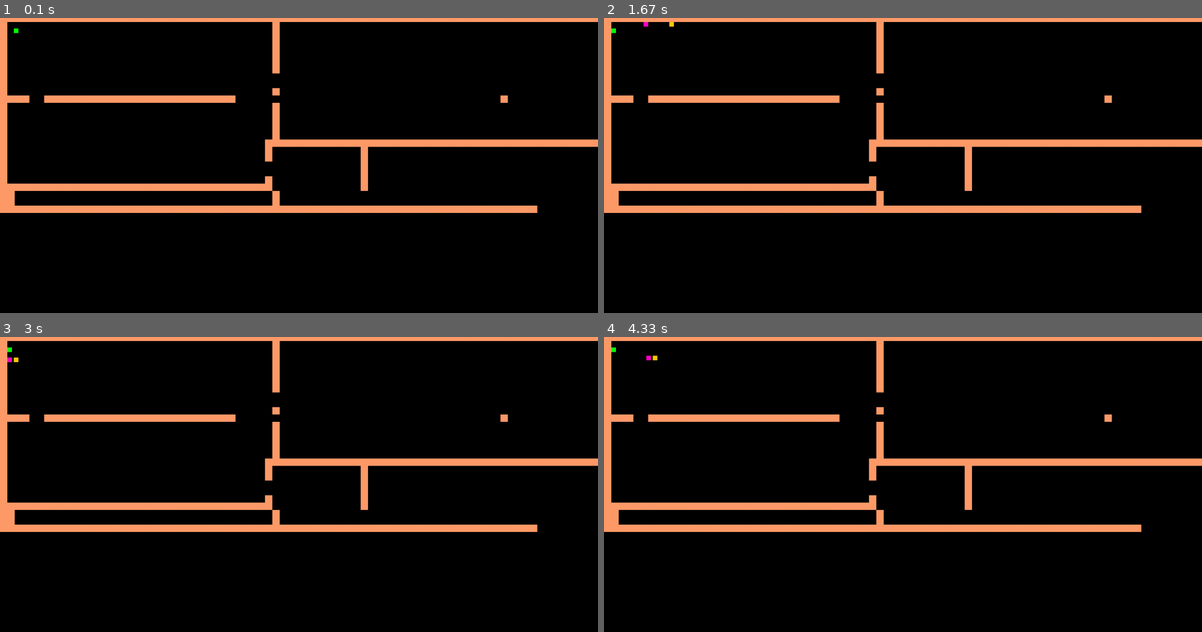
Above: before the commit, frames 1-4 (two rows, left to right).
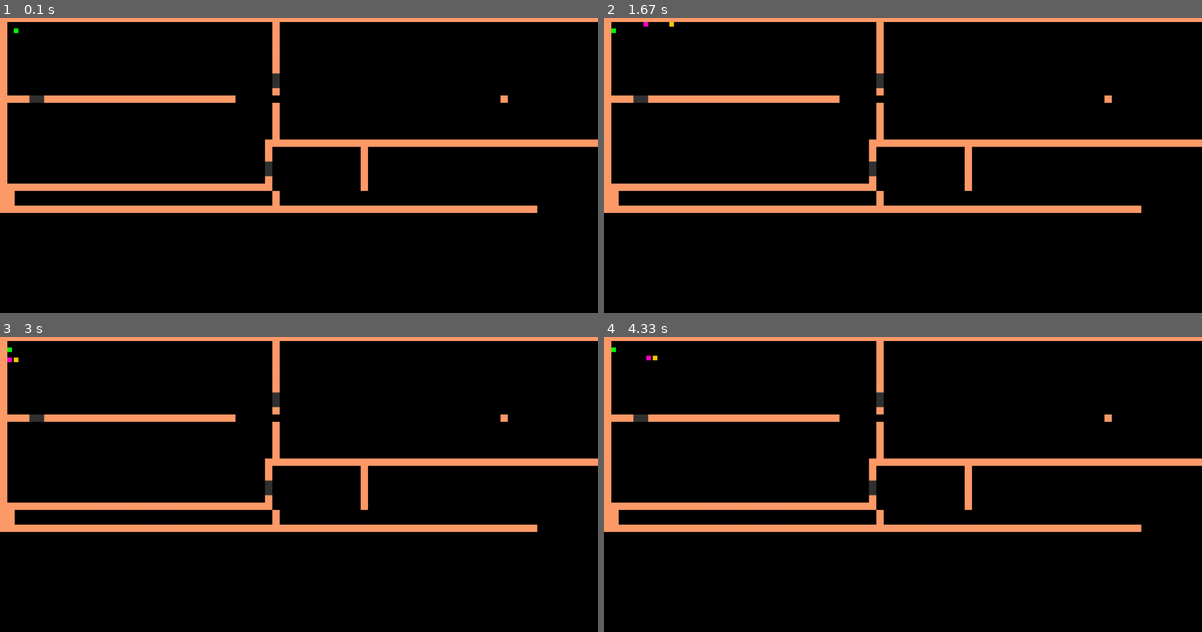
Above: after the commit, the same moments.

Repository: latuszek-piotr/gimnazjum-pygame
Game: pygame game, started from heroesofpygame/main.py
The game is run twice, just before and just after one commit, with the same random seed, the same clock (stepped at 60 frames per second) and the same inputs.
Inputs:
- Up to frame 1 (0.1 s): no input
- Up to frame 2 (1.67 s): hold Right 0.33-0.8 s; hold Up 0.83-1.13 s; hold W 0.83-1.13 s; tap J at 0.9, 1.23, 1.53 s; tap I at 0.98 s; hold Right 1.17-1.63 s; hold D 1.17-1.63 s; tap K at 1.32 s
- Up to frame 3 (3 s): hold Left 1.67-2.2 s; hold A 1.67-2.2 s; tap J at 1.73, 2.03, 2.3, 2.63, 2.93 s; hold Down 2.23-2.53 s; hold S 2.23-2.53 s; tap I at 2.38 s; hold Left 2.57-2.97 s; hold A 2.57-2.97 s; tap K at 2.72 s
- Up to frame 4 (4.33 s): hold Up 3-3.37 s; hold W 3-3.37 s; tap J at 3.07, 3.47, 3.77, 4.13 s; hold Right 3.4-4.03 s; hold D 3.4-4.03 s; tap I at 3.55 s; hold Down from 4.07 s (still down); hold S from 4.07 s (still down); tap K at 4.22 s

The runs differ from the first frame. In frame 1, 0.2% of the frame differs, in the area x 4-47%, y 18-54%; in frame 2, 0.2%; in frame 3, 0.2%; in frame 4, 0.2%.

Commit message:
dodane drz gra

Diff:
--- a/fabula/fabula.txt
+++ b/fabula/fabula.txt
@@ -50,7 +50,7 @@
 27 oblezenie kazdy przegra
 28 plaga nudy
 29 tetrisowy czolg wiktor vs szarancze
-30 bez myszy klawiatura
+30 bez mys
 
 
 
--- /dev/null
+++ b/heroesofpygame/door.py
@@ -0,0 +1,7 @@
+import pygame
+from pixel import Pixel
+
+
+class Door(Pixel):
+    def __init__(self, pos, size=16, color=(50, 50, 50)):
+        super(Door, self).__init__(pos, size, color)
--- a/heroesofpygame/flat.py
+++ b/heroesofpygame/flat.py
@@ -1,13 +1,15 @@
 import pygame
 from wall import Wall
-
+from door import Door
 
 class Flat(object):
     def __init__(self, flat_data, wall_thikness=16):
         self.flat_data = flat_data
         self.wall_thikness = wall_thikness
-        self.color = (255, 155, 105)
+        self.wall_color = (255, 155, 105)
+        self.door_color = (50, 50, 50)
         self.walls = self.create_walls()
+        self.doors = self.create_doors()
 
     def create_walls(self):
         walls = []
@@ -15,16 +17,31 @@
         for row in self.flat_data:
             for col in row:
                 if col == "w":
-                    single_wall = Wall((x, y))
+                    single_wall = Wall(pos=(x, y), color=self.wall_color)
                     walls.append(single_wall)
                 x += self.wall_thikness
             y += self.wall_thikness
             x = 0
         return walls
 
+    def create_doors(self):
+        doors = []
+        x = y = 0
+        for row in self.flat_data:
+            for col in row:
+                if col == "d":
+                    single_door = Door(pos=(x, y), color=self.door_color)
+                    doors.append(single_door)
+                x += self.wall_thikness
+            y += self.wall_thikness
+            x = 0
+        return doors
+
     def draw(self, screen):
         for wall in self.walls:
-            pygame.draw.rect(screen, self.color, wall.rect)
+            wall.draw(screen)
+        for door in self.doors:
+            door.draw(screen)
 
 
 flat_1_data = [
@@ -36,20 +53,20 @@
 "w                                    w                                                          w",
 "w                                    w                                                          w",
 "w                                    w                                                          w",
-"w                                    p                                                          w",
-"w                                    p                                                          w",
-"w                                    w                                                          w","wwww""pp""wwwwwwwwwwwwwwwwwwwwwwwww"
+"w                                    d                                                          w",
+"w                                    d                                                          w",
+"w                                    w                                                          w","wwww""dd""wwwwwwwwwwwwwwwwwwwwwwwww"
 "w                                    w                                                          w",
 "w                                    w                                                          w",
 "w                                    w                                                          w",
-"w                                    w                                                          p",
-"w                                    w                                                          p",
+"w                                    w                                                          d",
+"w                                    w                                                          d",
 "w                                    w                                                          w",
-"w                                   wwwwwwwwwwwwwwwwwwwwwwwwwwwwwwwwwwwwwwwwwwwwwwwwwwwwwwwwwwwwwwwwwwwww""pp""wwwww""pp""wwwwwwwwwwww",
+"w                                   wwwwwwwwwwwwwwwwwwwwwwwwwwwwwwwwwwwwwwwwwwwwwwwwwwwwwwwwwwwwwwwwwwwww""dd""wwwww""dd""wwwwwwwwwwww",
 "w                                   w            w                                   w",
 "w                                   w            w                                   w",
-"w                                   p            w                                   w",
-"w                                   p            w                                   w",
+"w                                   d            w                                   w",
+"w                                   d            w                                   w",
 "w                                   w            w                                   w",
 "wwwwwwwwwwwwwwwwwwwwwwwwwwwwwwwwwwwww            w                                   w",
                                      "w"         "w                                   w",
